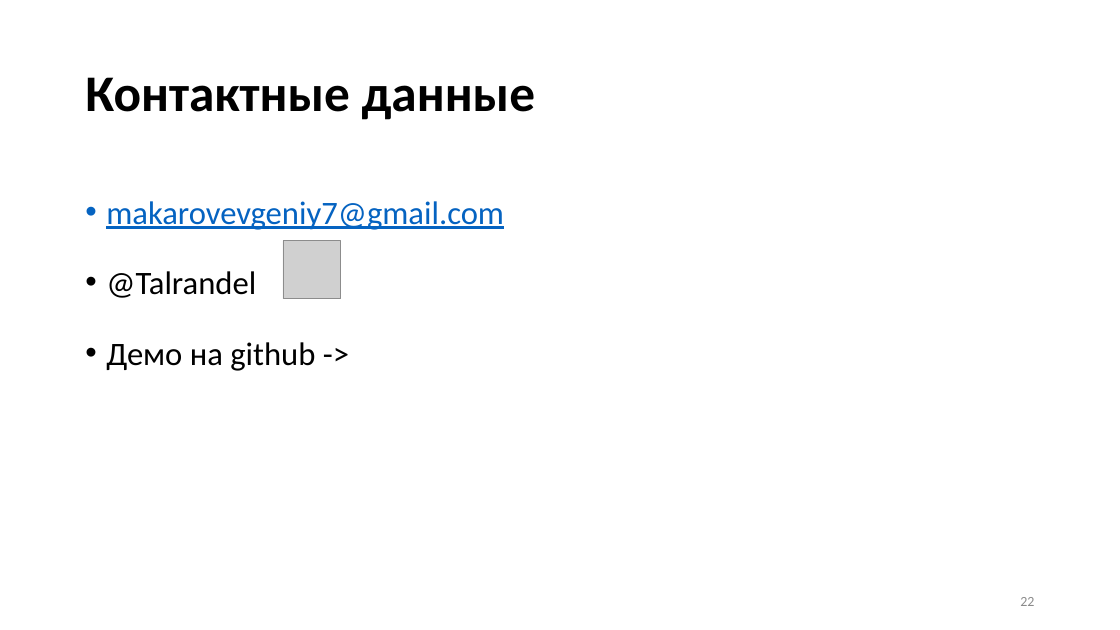
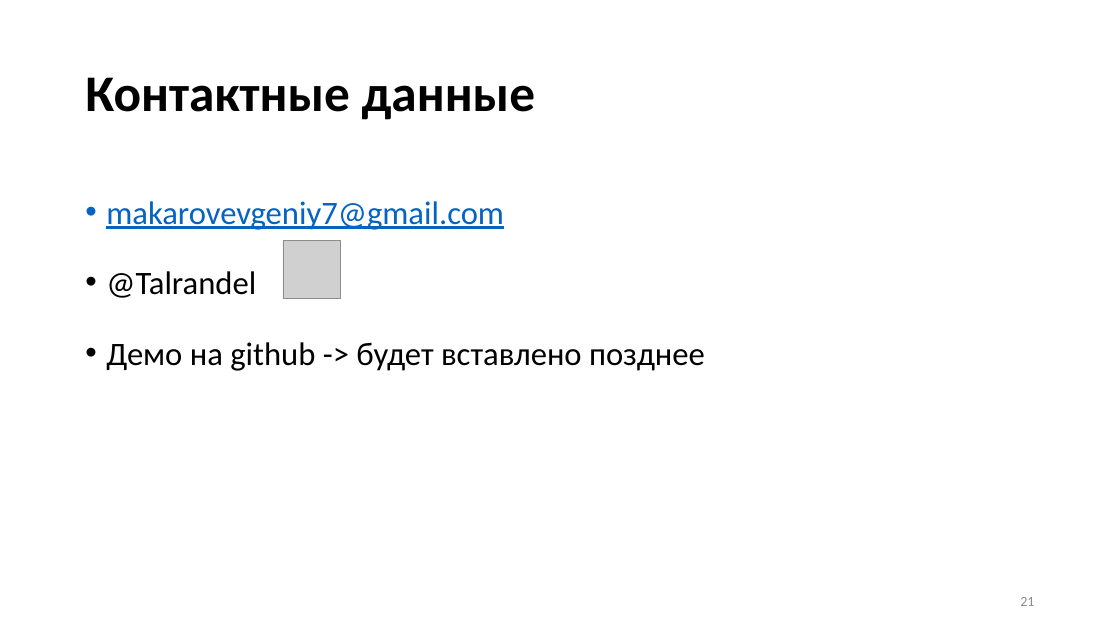
Before and after one commit to Talrandel/MemoryLeak, a slide deck: slide 21 of Утечки памяти.pptx (slide 22 before the commit). Drawn at 1120x630 pixels with LibreOffice and Linux fonts; fonts in the diff are those of the drawing; grey boxes stand for pictures. Boxes give left, top, right and bottom in pixels: in the first picture for what was removed or moved away, otherwise in the second. Text is boxed around its words. In the diff, an @@ line names an element or a change of style, - is before the commit and + after.

Commit message:
Почти готовое демо + профилировщики в презентации

```diff
--- a/Утечки памяти.pptx
+++ b/Утечки памяти.pptx
@@ text at (106,342,705,371): text changed @@
-• Демо на github ->
+• Демо на github -> будет вставлено позднее
@@ page number at (1020,597,1034,606): text changed @@
-22
+21
```
Also in this commit, not shown: 6 other slides changed, 1 slide removed, 31 other files.
